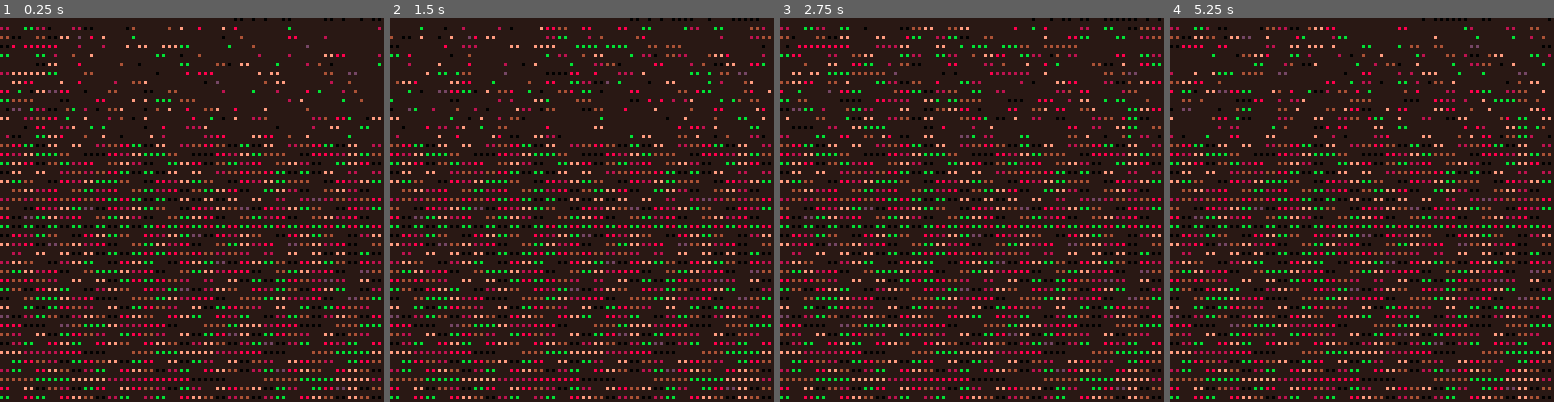
Above: before the commit, frames 1-4 (left to right).
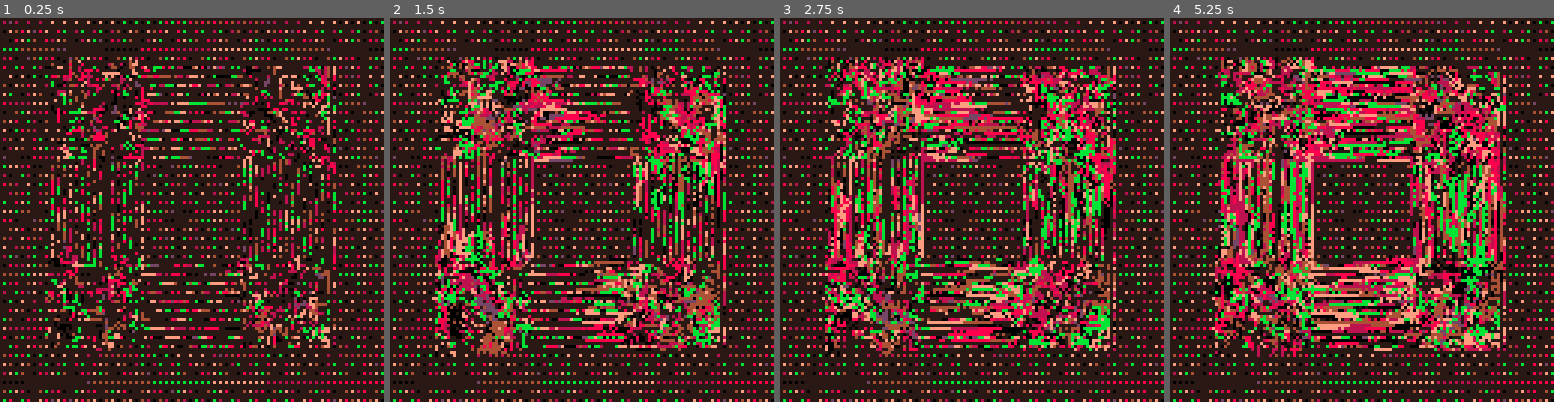
Above: after the commit, the same moments.

Repository: aebrer/pico8_carts
Game: PICO-8 cartridge tweetcart_token_2021/series_01/02_v12_memcpy.p8
Same seed, same stepped clock (60 frames per second), same inputs: the game is played once before the commit and once after it.
Inputs:
- Up to frame 1 (0.25 s): no input
- Up to frame 2 (1.5 s): no input
- Up to frame 3 (2.75 s): no input
- Up to frame 4 (5.25 s): no input

The runs differ from the first frame. In frame 1, 34% of the frame differs, in the area x 0-100%, y 0-100%; in frame 2, 45%; in frame 3, 49%; in frame 4, 53%.

Commit message:
pico_torus

Diff:
--- a/tweetcart_token_2021/series_01/02_v12_memcpy.p8
+++ b/tweetcart_token_2021/series_01/02_v12_memcpy.p8
@@ -4,9 +4,9 @@
 
 
 poke(14-😐,1)_set_fps(60)r=rnd
-fillp(r({▥,█,▤}))
+
 g=r(5)-3a=r(5)-3b=a/3
-z=r({3,4})w=3c=r(14)+2
+z=r({1,2,3,5})w=r({2,3,4})c=r(14)+2
 while(g+a)%b==g do a=r(5)end
 for i=0,15do pal(i,r(33)-17,1)
 end
@@ -15,26 +15,40 @@
 if(stat(34)==1or n)g=(g+a)%b n=1
 for x=g,128,z do
 for y=g,128,w do
-circ(x,y,r(2),x*y%c)
+circfill(x,y,r(1),x*y%c)
 end end
 
 
 for i=0,1000 do
-x=r(128)
-y=r(42)
-pcl=pget(x-1,y)
+x=8*2+r(8*11.6)
+y=8*2+r(8*4)
+pcl=pget(x-r(2),y)
 pc=pget(x,y)
 pset(x,y,pcl)
-pset(x+1,y,pc)
+pset(x+r(2),y,pc)
 
-x=r(128)
-y=r(42)
-pcl=pget(x-1,y)
+x=r(8*4)+8*10
+y=8*2+r(8*11.6)
+pcl=pget(x,y-r(2))
 pc=pget(x,y)
 pset(x,y,pcl)
-pset(x+1,y,pc)
+pset(x,y+r(2),pc)
 
 
+x=8*2.1+r(8*11.6)
+y=8*10+r(8*4)
+pcl=pget(x+r(2),y)
+pc=pget(x,y)
+pset(x,y,pcl)
+pset(x-r(2),y,pc)
+
+
+x=8*2+r(8*4)
+y=8*2+r(8*12)
+pcl=pget(x,y+r(2))
+pc=pget(x,y)
+pset(x,y,pcl)
+pset(x,y-r(2),pc)
 
 
 end
